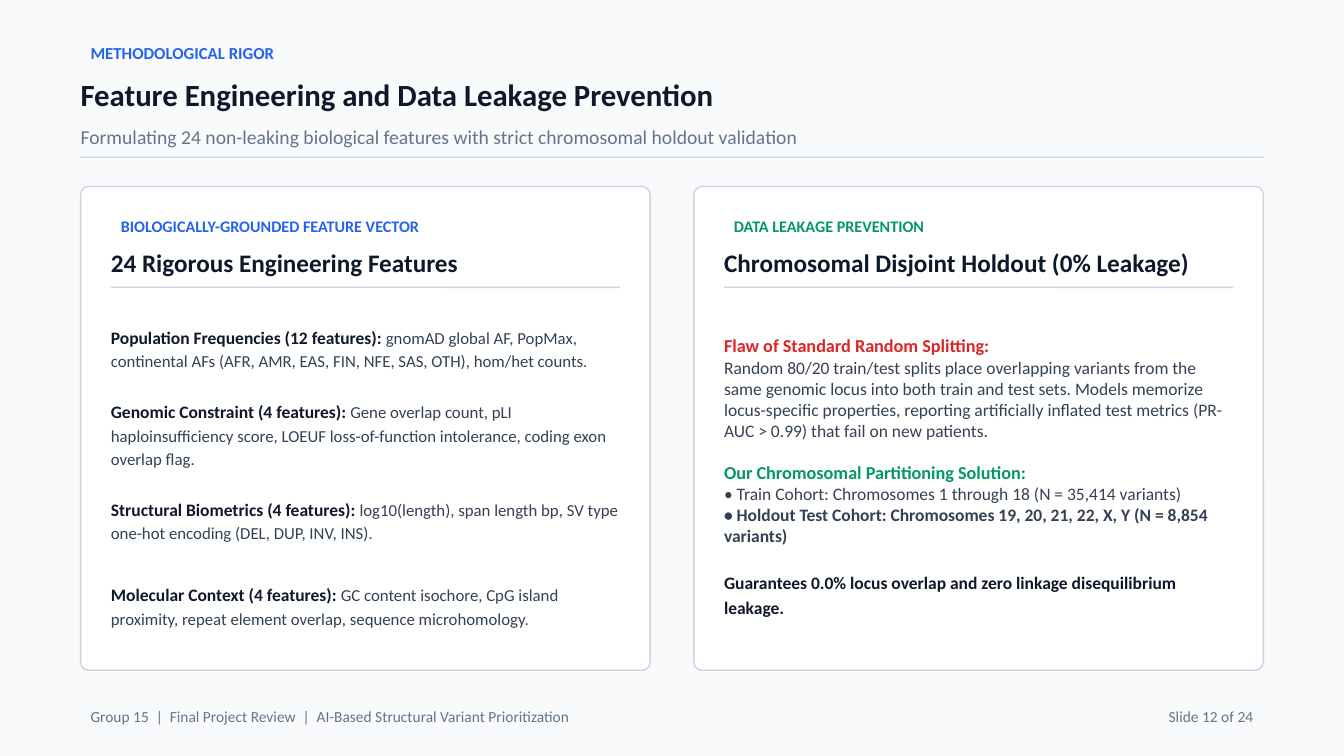
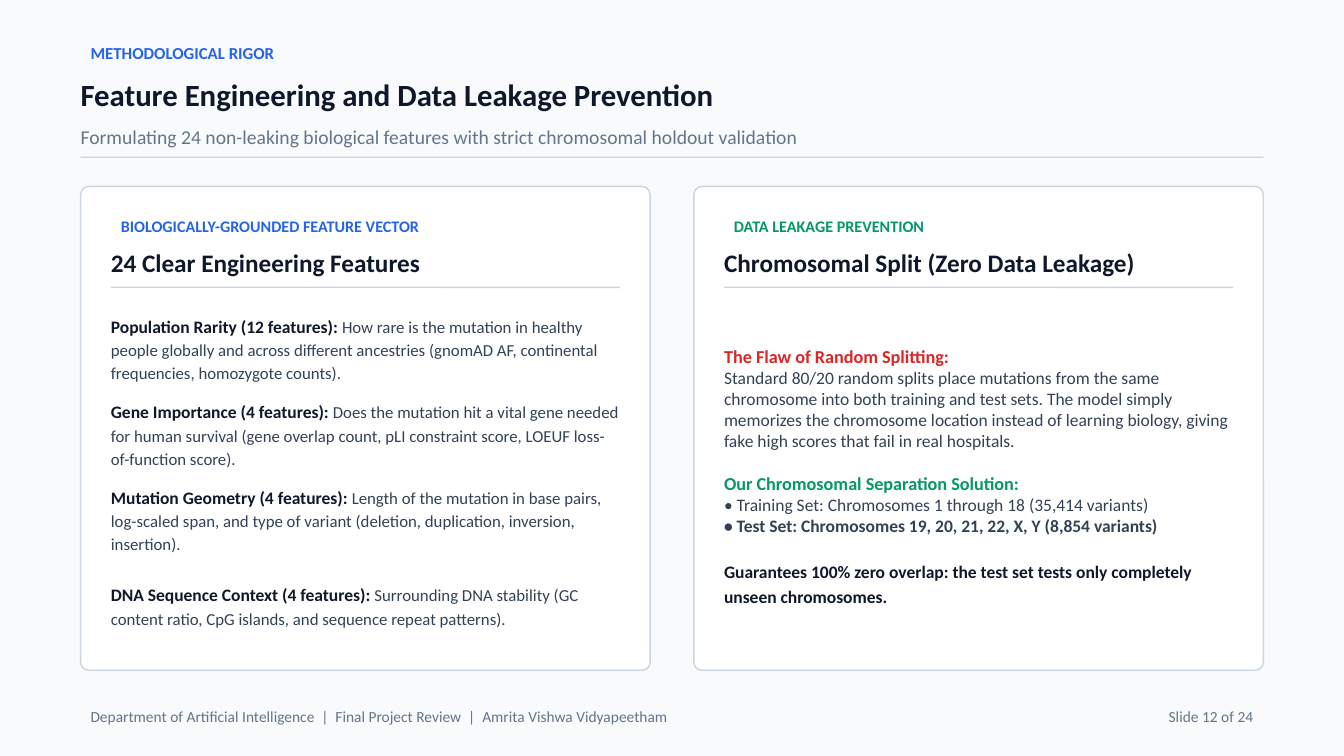
Before and after one commit to waibhav-jha/SV-prioritization-from-long-read-sequencing, a slide deck: slide 12 of End_Semester_Presentation.pptx. Drawn at 1344x756 pixels with LibreOffice and Linux fonts; fonts in the diff are those of the drawing. Boxes give left, top, right and bottom in pixels: in the first picture for what was removed or moved away, otherwise in the second. Text is boxed around its words. In the diff, an @@ line names an element or a change of style, - is before the commit and + after.

Commit message:
Simplify academic jargon across presentation deck (plain English student explanation)

```diff
--- a/End_Semester_Presentation.pptx
+++ b/End_Semester_Presentation.pptx
@@ text at [111, 254, 420, 277]: text changed @@
-24 Rigorous Engineering Features
+24 Clear Engineering Features
@@ text at [724, 253, 1134, 277]: text changed @@
-Chromosomal Disjoint Holdout (0% Leakage)
+Chromosomal Split (Zero Data Leakage)
@@ text at [111, 320, 598, 382]: text changed @@
-Population Frequencies (12 features): gnomAD global AF, PopMax, continental AFs (AFR, AMR, EAS, FIN, NFE, SAS, OTH), hom/het counts.
+Population Rarity (12 features): How rare is the mutation in healthy people globally and across different ancestries (gnomAD AF, continental frequencies, homozygote counts).
@@ text at [724, 350, 1228, 603]: text changed @@
-Flaw of Standard Random Splitting:
-Random 80/20 train/test splits place overlapping variants from the same genomic locus into both train and test sets. Models memorize locus-specific properties, reporting artificially inflated test metrics (PR-AUC > 0.99) that fail on new patients.
-Our Chromosomal Partitioning Solution:
-• Train Cohort: Chromosomes 1 through 18 (N = 35,414 variants)
-• Holdout Test Cohort: Chromosomes 19, 20, 21, 22, X, Y (N = 8,854 variants)
-Guarantees 0.0% locus overlap and zero linkage disequilibrium leakage.
+The Flaw of Random Splitting:
+Standard 80/20 random splits place mutations from the same chromosome into both training and test sets. The model simply memorizes the chromosome location instead of learning biology, giving fake high scores that fail in real hospitals.
+Our Chromosomal Separation Solution:
+• Training Set: Chromosomes 1 through 18 (35,414 variants)
+• Test Set: Chromosomes 19, 20, 21, 22, X, Y (8,854 variants)
+Guarantees 100% zero overlap: the test set tests only completely unseen chromosomes.
@@ text at [111, 405, 618, 467]: text changed @@
-Genomic Constraint (4 features): Gene overlap count, pLI haploinsufficiency score, LOEUF loss-of-function intolerance, coding exon overlap flag.
+Gene Importance (4 features): Does the mutation hit a vital gene needed for human survival (gene overlap count, pLI constraint score, LOEUF loss-of-function score).
@@ text at [111, 491, 601, 552]: text changed @@
-Structural Biometrics (4 features): log10(length), span length bp, SV type one-hot encoding (DEL, DUP, INV, INS).
+Mutation Geometry (4 features): Length of the mutation in base pairs, log-scaled span, and type of variant (deletion, duplication, inversion, insertion).
@@ text at [111, 588, 579, 628]: text changed @@
-Molecular Context (4 features): GC content isochore, CpG island proximity, repeat element overlap, sequence microhomology.
+DNA Sequence Context (4 features): Surrounding DNA stability (GC content ratio, CpG islands, and sequence repeat patterns).
@@ text at [91, 711, 667, 725]: text changed @@
-Group 15 | Final Project Review | AI-Based Structural Variant Prioritization
+Department of Artificial Intelligence | Final Project Review | Amrita Vishwa Vidyapeetham
```
Also in this commit, not shown: 23 other slides changed, 2 other files.
